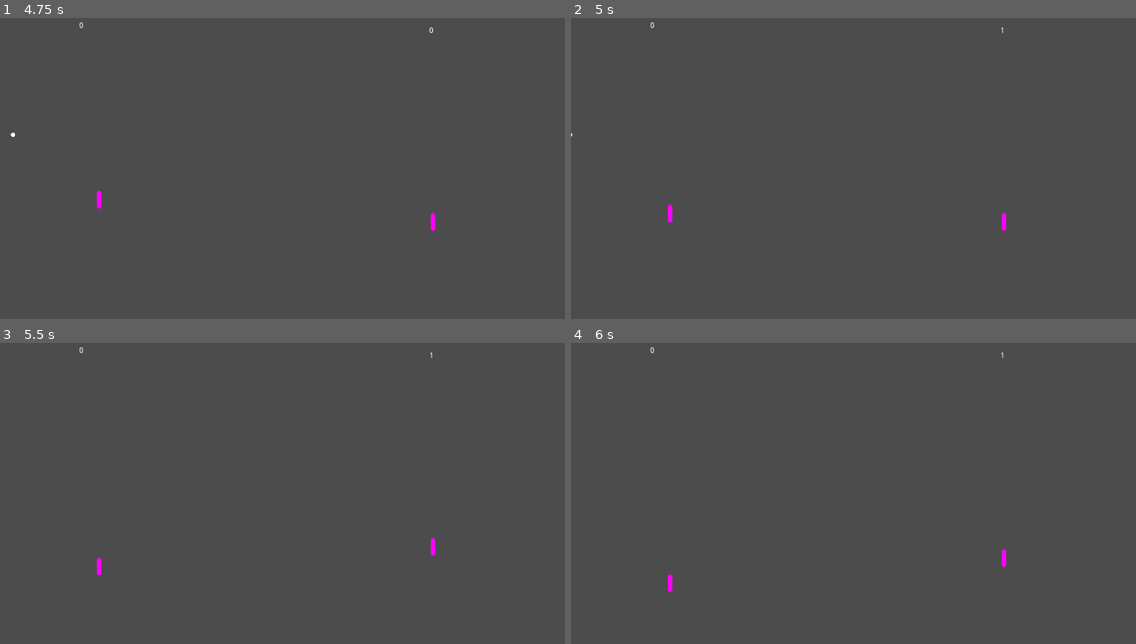
Above: before the commit, frames 1-4 (two rows, left to right).
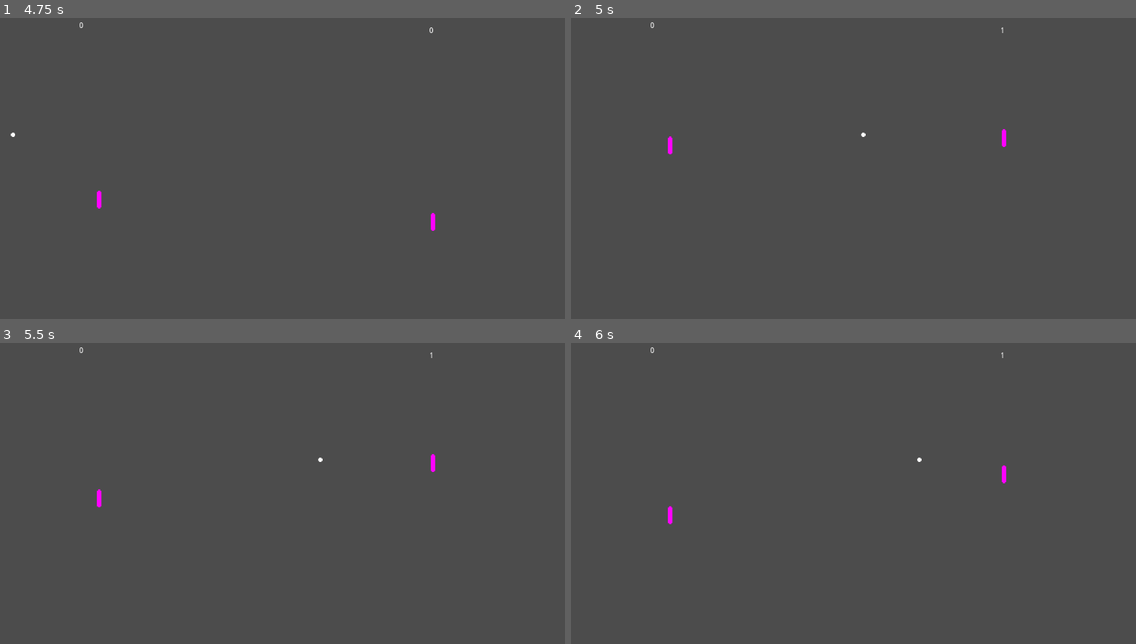
Above: after the commit, the same moments.

Repository: bitwes/GutTutorials
Game: Godot game, scene res://scenes/Game.tscn
The game is run twice, just before and just after one commit, with the same random seed, the same clock (stepped at 60 frames per second) and the same inputs.
Inputs:
- Up to frame 1 (4.75 s): tap Enter at 0.5 s; hold Down (right_down) 0.53-1.28 s; hold Z (left_down) 1.28-2.03 s; hold Down (right_down) 2.03-2.78 s; hold A (left_up) 2.78-3.53 s; hold Z (left_down) from 3.53 s (still down)
- Up to frame 2 (5 s): keep holding Z (left_down)
- Up to frame 3 (5.5 s): keep holding Z (left_down)
- Up to frame 4 (6 s): release Z (left_down) at 5.78 s; hold Down (right_down) from 5.78 s (still down)

Frame 1 is identical in both runs. In frame 2, 0.2% of the frame differs, in the area x 0-78%, y 36-71%; in frame 3, 0.2%; in frame 4, 0.2%.

Commit message:
ball direction, paddle reset

Diff:
--- a/Pong/game/scripts/ball.gd
+++ b/Pong/game/scripts/ball.gd
@@ -1,6 +1,7 @@
 extends Area2D
 
 var _direction = Vector2(-1, 0)
+var _start_speed = 100
 var _speed = 100
 var _max_speed = 300
 
@@ -29,3 +30,7 @@
 
 func increment_speed(how_much):
 	set_speed(_speed + how_much)
+
+func reset():
+	set_speed(_start_speed)
+	set_direction(Vector2(-1, 0))
--- a/Pong/game/scripts/game.gd
+++ b/Pong/game/scripts/game.gd
@@ -1,4 +1,9 @@
 extends Node2D
+
+
+onready var _orig_position = $Ball.get_position()
+onready var _p1_default_pos = $LeftPaddle.get_position()
+onready var _p2_default_pos = $RightPaddle.get_position()
 
 onready var _scores = {
 	p1 = {value = 0, label = $P1Score},
@@ -17,11 +22,16 @@
 		$RightPaddle.up(delta)
 
 func _score(which):
-
 	_scores[which].value += 1
 	if(_scores[which].value > 5):
 		_scores[which].value = 5
 	_scores[which].label.set_text(str(_scores[which].value))
+	$Ball.set_position(_orig_position)
+	$Ball.reset()
+	if(which == 'p2'):
+		$Ball.set_direction(Vector2(1, 0))
+	$RightPaddle.set_position(_p2_default_pos)
+	$LeftPaddle.set_position(_p1_default_pos)
 
 func get_p1_score():
 	return _scores.p1.value
@@ -34,3 +44,12 @@
 
 func _on_ScoreBoxRight_score():
 	_score('p1')
+
+func get_ball():
+	return $Ball
+
+func get_p1_paddle():
+	return $LeftPaddle
+
+func get_p2_paddle():
+	return $RightPaddle
--- a/Pong/game/test/RunTests.tscn
+++ b/Pong/game/test/RunTests.tscn
@@ -31,7 +31,7 @@
 }
 _should_maximize = false
 _run_on_load = true
-_select_script = "test_score_box_ball.gd"
+_select_script = "test_game"
 _tests_like = null
 _inner_class_name = null
 _should_print_to_console = true
--- a/Pong/game/test/unit/test_ball.gd
+++ b/Pong/game/test/unit/test_ball.gd
@@ -49,3 +49,17 @@
 	var b = Ball.new()
 	b.set_speed(1000)
 	assert_eq(b.get_speed(), b.get_max_speed())
+
+func test_reset_resets_speed():
+	var b = Ball.new()
+	var orig_speed = b.get_speed()
+	b.increment_speed(10)
+	b.reset()
+	assert_eq(b.get_speed(), orig_speed)
+
+func test_reset_resets_direction():
+	var b = Ball.new()
+	var orig_dir = b.get_direction()
+	b.set_direction(Vector2(50, 50))
+	b.reset()
+	assert_eq(b.get_direction(), orig_dir)
--- a/Pong/game/test/unit/test_game.gd
+++ b/Pong/game/test/unit/test_game.gd
@@ -51,3 +51,40 @@
 	assert_eq(label.get_text(), '0', 'starts at 0')
 	_p2_score()
 	assert_eq(label.get_text(), '1')
+
+func test_on_score_ball_position_is_reset():
+	var ball = _game.get_node('Ball')
+	var orig_position = ball.get_position()
+	ball.set_position(Vector2(0,0))
+	_p1_score()
+	assert_eq(ball.get_position(), orig_position)
+
+func test_on_score_ball_props_are_reset():
+	var dbl_ball = double('res://scripts/ball.gd').new()
+
+	_game.remove_child(_game.get_node('Ball'))
+	_game.add_child(dbl_ball)
+	dbl_ball.set_name('Ball')
+
+	_p1_score()
+	assert_called(dbl_ball, 'reset')
+
+func test_on_p1_score_ball_moves_to_left():
+	_p1_score()
+	assert_eq(_game.get_ball().get_direction().x, -1)
+
+func test_on_p2_score_ball_moves_to_right():
+	_p2_score()
+	assert_eq(_game.get_ball().get_direction().x, 1)
+
+func test_on_score_paddles_are_reset():
+	var orig_p1_pos = _game.get_p1_paddle().get_position()
+	var orig_p2_pos = _game.get_p2_paddle().get_position()
+
+	_game.get_p1_paddle().up(1)
+	_game.get_p2_paddle().down(1)
+
+	_p2_score()
+
+	assert_eq(_game.get_p1_paddle().get_position(), orig_p1_pos, 'p1 paddle')
+	assert_eq(_game.get_p2_paddle().get_position(), orig_p2_pos, 'p2 paddle')
